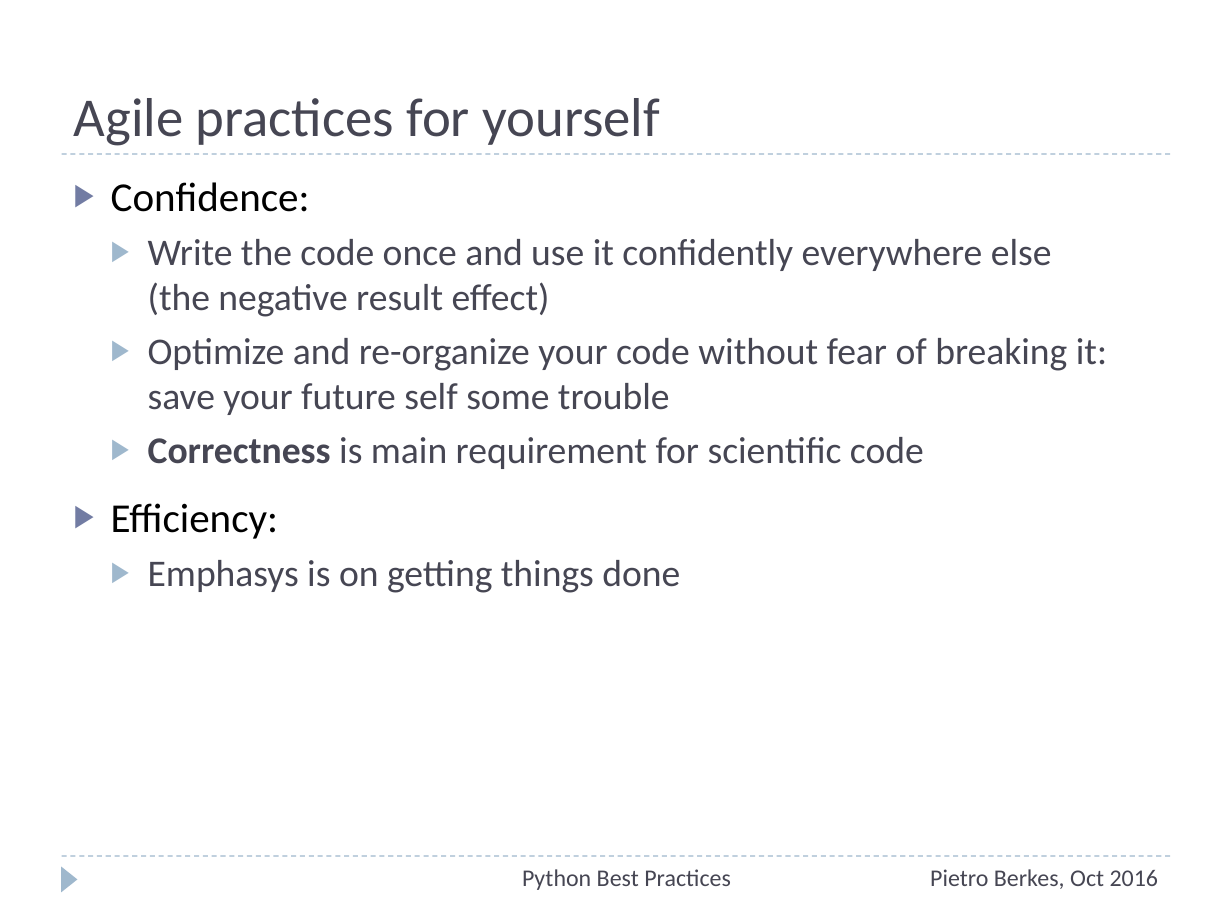
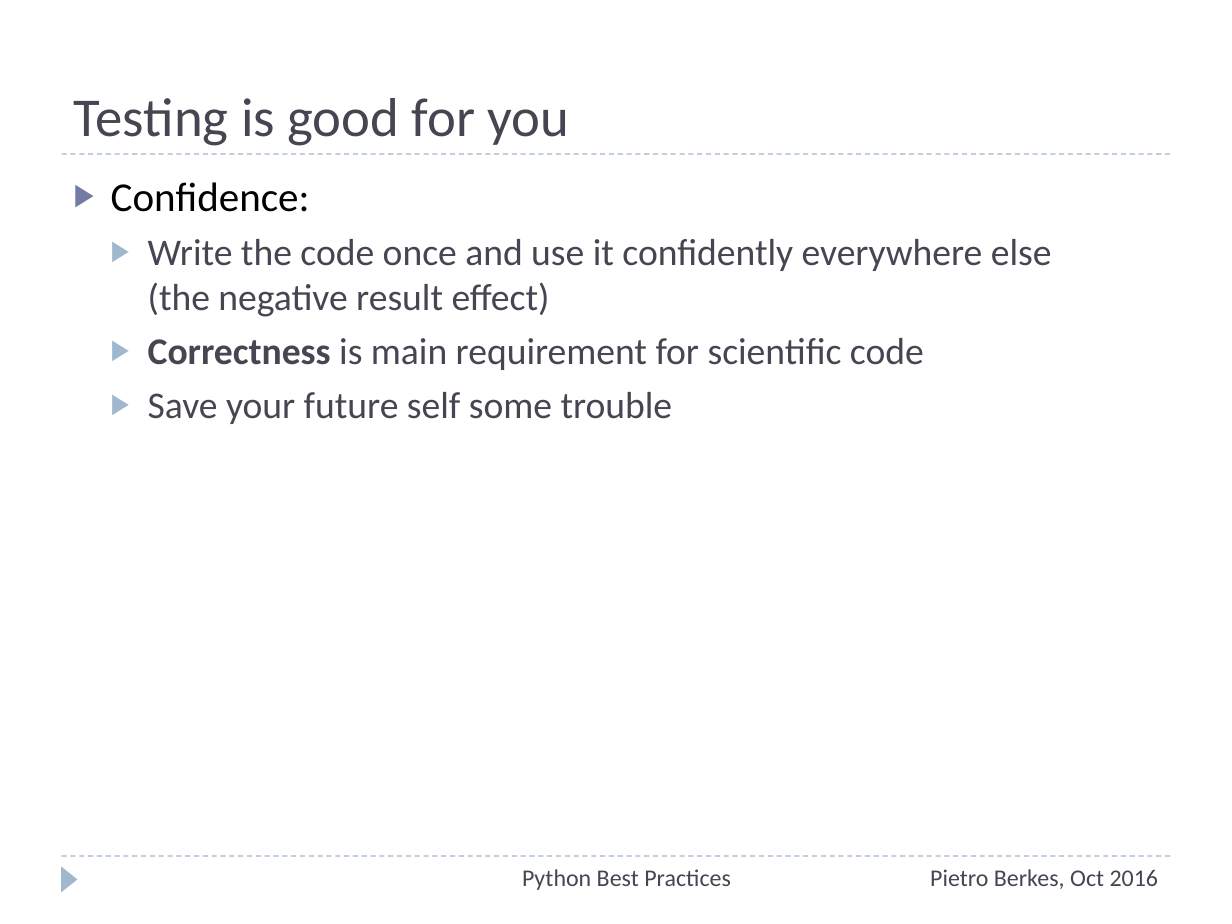
Before and after one commit to ASPP/testing_debugging_profiling, a slide deck: slide 8 of testing-debugging-profiling.pptx (slide 3 before the commit). Drawn at 1232x924 pixels with LibreOffice and Linux fonts; fonts in the diff are those of the drawing. Boxes give left, top, right and bottom in pixels: in the first picture for what was removed or moved away, otherwise in the second. Text is boxed around its words. In the diff, an @@ line names an element or a change of style, - is before the commit and + after.

Commit message:
Final version?

```diff
--- a/testing-debugging-profiling.pptx
+++ b/testing-debugging-profiling.pptx
@@ title at [74,98,569,146]: text changed @@
-Agile practices for yourself
+Testing is good for you
@@ text at [148,338,1107,415]: paragraph removed @@
-  ▶ Optimize and re-organize your code without fear of breaking it:
-    save your future self some trouble
@@ text at [148,392,673,424]: text changed @@
-▶ Efficiency:
-  ▶ Emphasys is on getting things done
+  ▶ Save your future self some trouble
```
Also in this commit, not shown: 5 other slides changed, 1 slide removed.
